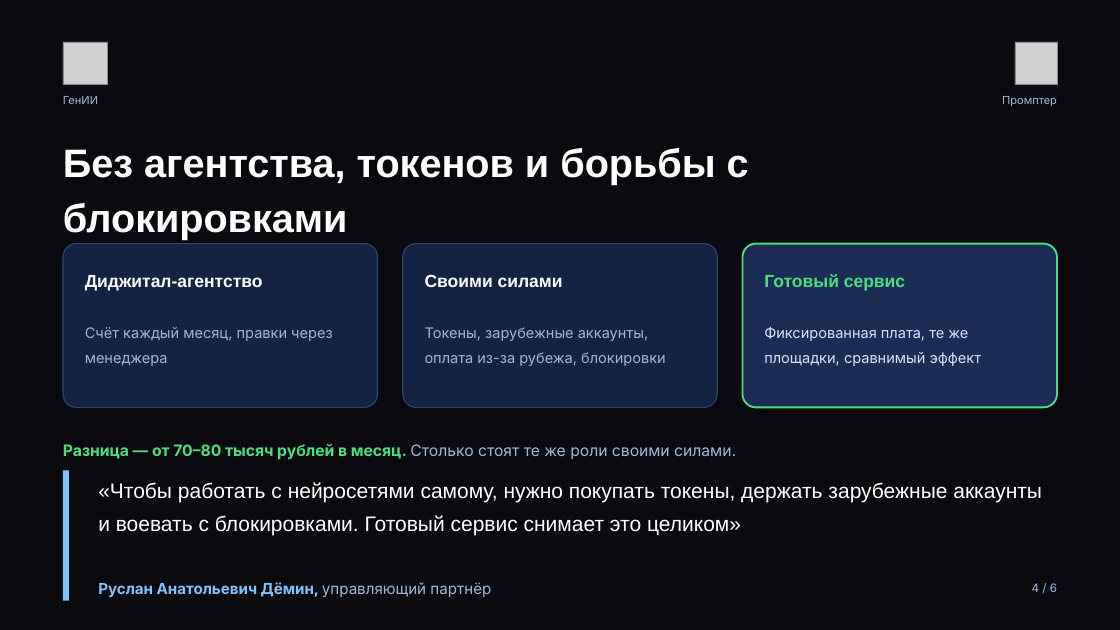
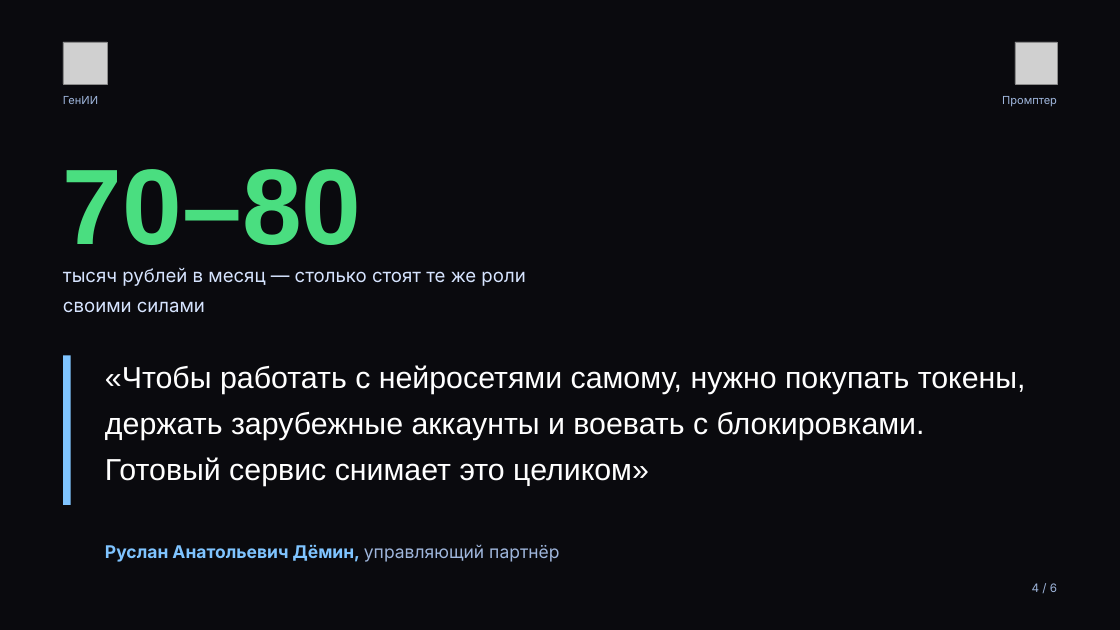
Before and after one commit to injusticebeast802-coder/taste-skill, a slide deck: slide 4 of pressa/press-kit-genii-prompter.pptx. Drawn at 1120x630 pixels with LibreOffice and Linux fonts; fonts in the diff are those of the drawing; grey boxes stand for pictures. Boxes give left, top, right and bottom in pixels: in the first picture for what was removed or moved away, otherwise in the second. Text is boxed around its words. In the diff, an @@ line names an element or a change of style, - is before the commit and + after.

```diff
--- a/pressa/press-kit-genii-prompter.pptx
+++ b/pressa/press-kit-genii-prompter.pptx
@@ text at bbox=[63, 169, 361, 245]: text changed; size 34 to 92 pt; text colour #FFFFFF to #4ADE80 @@
-Без агентства, токенов и борьбы с блокировками
+70–80
@@ text at bbox=[63, 268, 525, 313]: text changed; size 13.5 to 16 pt; text colour #4ADE80 to #D6E4FF; bold off @@
-Разница — от 70–80 тысяч рублей в месяц. Столько стоят те же роли своими силами.
+тысяч рублей в месяц — столько стоят те же роли своими силами
@@ rounded rectangle removed at bbox=[63, 244, 377, 408] @@
@@ rounded rectangle removed at bbox=[402, 244, 717, 408] @@
@@ rounded rectangle removed at bbox=[743, 244, 1057, 408] @@
@@ text removed at bbox=[85, 275, 263, 291] @@
-Диджитал-агентство
@@ text removed at bbox=[425, 274, 563, 287] @@
-Своими силами
@@ text removed at bbox=[764, 274, 905, 291] @@
-Готовый сервис
@@ text removed at bbox=[85, 327, 333, 366] @@
-Счёт каждый месяц, правки через менеджера
@@ text removed at bbox=[425, 327, 666, 366] @@
-Токены, зарубежные аккаунты, оплата из-за рубежа, блокировки
@@ text removed at bbox=[764, 326, 981, 366] @@
-Фиксированная плата, те же площадки, сравнимый эффект
@@ rectangle: place and size @@
-rectangle at bbox=[63, 471, 69, 601]
+rectangle at bbox=[63, 355, 71, 505]
@@ text "«Чтобы работать с нейросетями самому, ...": place and size @@
-text "«Чтобы работать с нейросетями самому, ..." at bbox=[98, 482, 1042, 536]
+text "«Чтобы работать с нейросетями самому, ..." at bbox=[105, 365, 1026, 486]
@@ text "«Чтобы работать с нейросетями самому, ..." at bbox=[105, 365, 1026, 486]: size 18 to 26 pt; line spacing 1.3 to 1.26 @@
@@ text "Руслан Анатольевич Дёмин, управляющий партнёр": place and size @@
-text "Руслан Анатольевич Дёмин, управляющий партнёр" at bbox=[98, 582, 491, 597]
+text "Руслан Анатольевич Дёмин, управляющий партнёр" at bbox=[105, 544, 559, 562]
@@ text "Руслан Анатольевич Дёмин, управляющий партнёр" at bbox=[105, 544, 559, 562]: size 13 to 15 pt @@
```
Also in this commit, not shown: 5 other slides changed, 3 other files.
